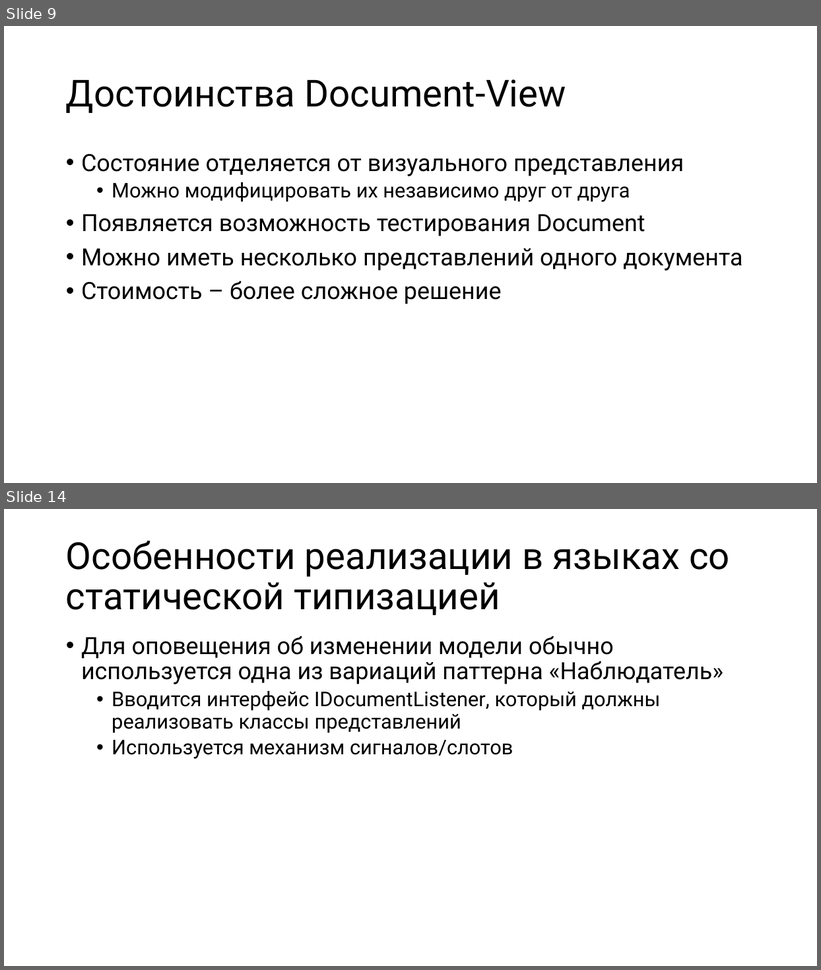
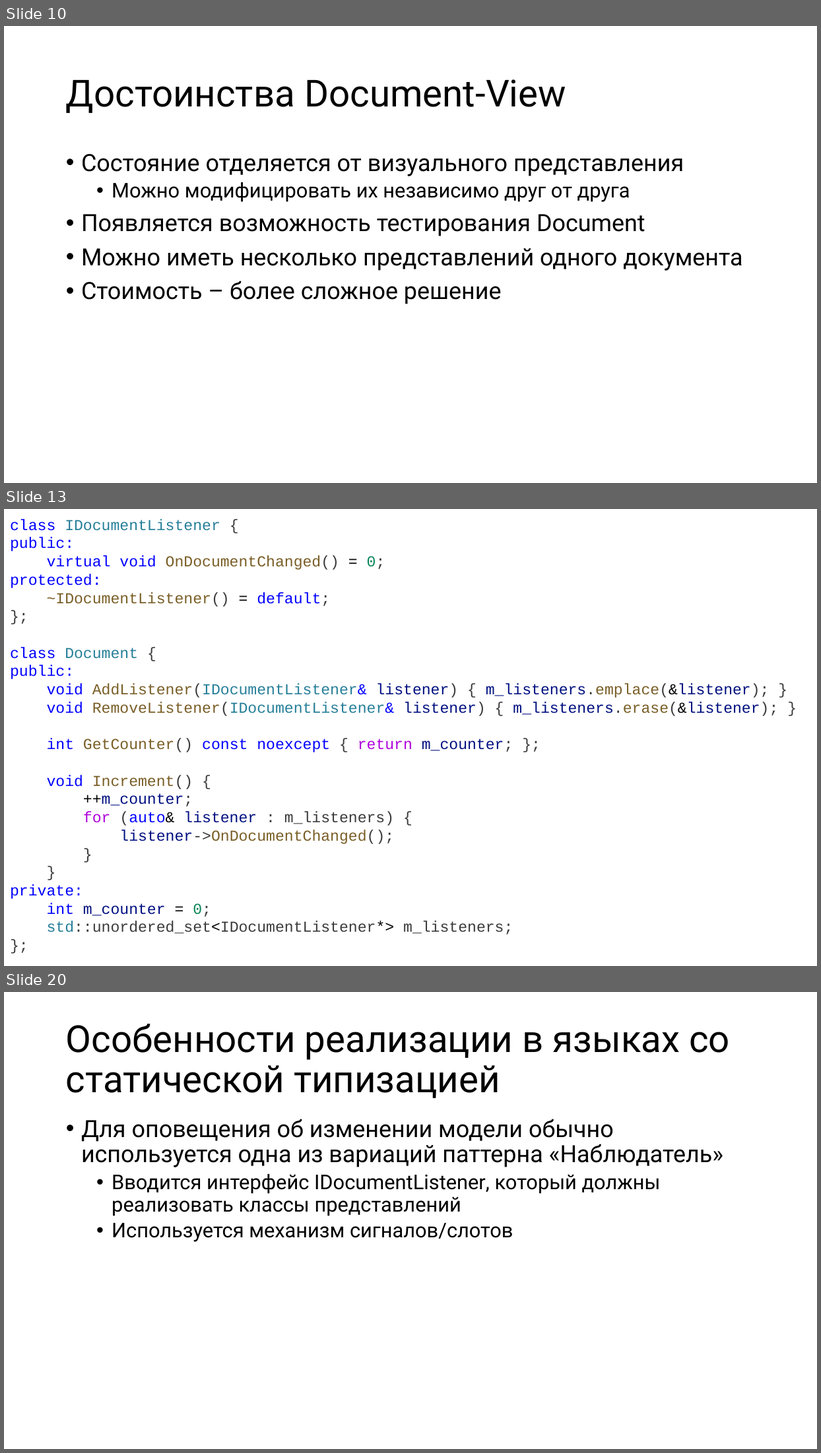
Before and after one commit to alexey-malov/ood, a slide deck: lectures/16.mvxx/mvxx.pptx. Shown one above the other, each under a label of ours: slides 9 and 14 before the commit, slides 10, 13 and 20 after it; the slides between them are not shown. The pictures are 821x970 and 821x1453 pixels, drawn with LibreOffice and Linux fonts; fonts in the diff are those of the drawing. Boxes give left, top, right and bottom in pixels: in the first picture for what was removed or moved away, otherwise in the second. Text is boxed around its words. In the diff, an @@ line names an element or a change of style, - is before the commit and + after.

```diff
--- a/lectures/16.mvxx/mvxx.pptx
+++ b/lectures/16.mvxx/mvxx.pptx
@@ slide 13 added at (4,509,817,966), background #FFFFFF @@
@@ text added at (10,519,778,935), 18 pt, text #795E26 @@
+class IDocumentListener {
+public:
+virtual void OnDocumentChanged() = 0;
+protected:
+~IDocumentListener() = default;
+};
+class Document {
+public:
+void AddListener(IDocumentListener& listener) { m_listeners.emplace(&listener); }
+void RemoveListener(IDocumentListener& listener) { m_listeners.erase(&listener); }
+int GetCounter() const noexcept { return m_counter; };
+void Increment() {
+++m_counter;
+for (auto& listener : m_listeners) {
+listener->OnDocumentChanged();
+}
+}
+private:
+int m_counter = 0;
+std::unordered_set<IDocumentListener*> m_listeners;
+};
@@ what was slide 9 is now slide 10 @@
@@ what was slide 14 is now slide 20 @@
```
Also in this commit, not shown: 7 slides changed, 5 other slides added, 9 other files.
